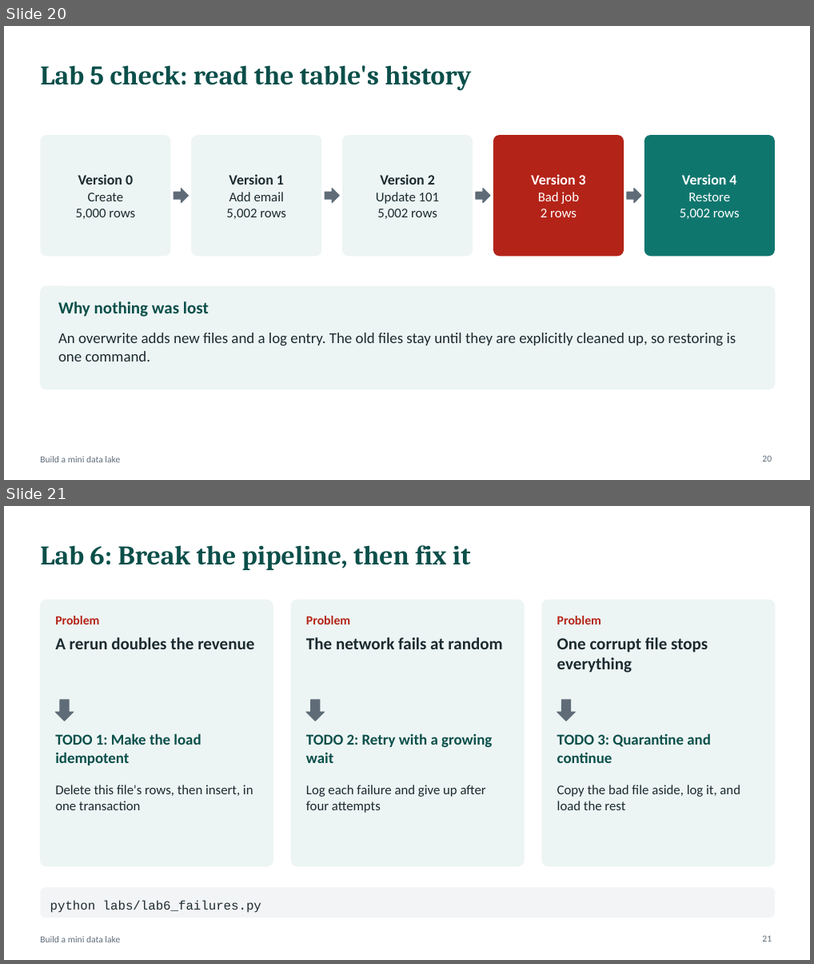
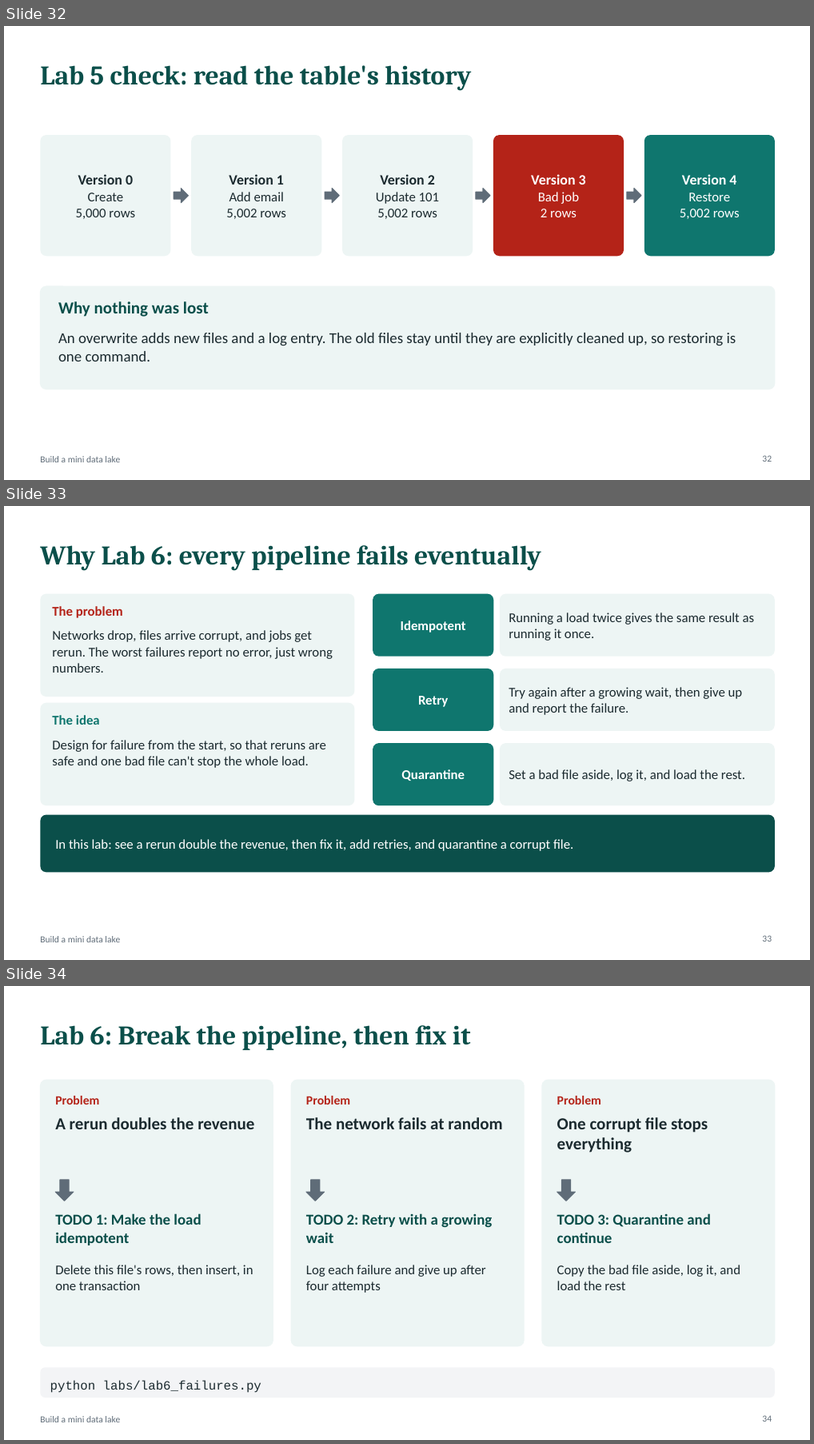
Before and after one commit to atulkahatecdac/datalake, a slide deck: Data_Engineering_Session.pptx. Shown one above the other, each under a label of ours: slides 20 and 21 before the commit, slides 32, 33 and 34 after it. The pictures are 814x964 and 814x1444 pixels, drawn with LibreOffice and Linux fonts; fonts in the diff are those of the drawing. Boxes give left, top, right and bottom in pixels: in the first picture for what was removed or moved away, otherwise in the second. Text is boxed around its words. In the diff, an @@ line names an element or a change of style, - is before the commit and + after.

```diff
--- a/Data_Engineering_Session.pptx
+++ b/Data_Engineering_Session.pptx
@@ slide 33 added at bbox=[4, 506, 810, 960], background #FFFFFF; not listed: 1 template element that a slide beside it also shows @@
@@ title added at bbox=[40, 545, 542, 571], 32 pt, text #0B4F4A, bold @@
+Why Lab 6: every pipeline fails eventually
@@ rounded rectangle added at bbox=[40, 594, 355, 696], fill #EDF5F4 @@
@@ rounded rectangle added at bbox=[373, 594, 494, 656], fill #0F766E, 16 pt, text #FFFFFF, bold @@
+Idempotent
@@ rounded rectangle added at bbox=[500, 594, 775, 656], fill #EDF5F4 @@
@@ text added at bbox=[52, 606, 123, 618], 16 pt, text #B42318, bold @@
+The problem
@@ text added at bbox=[509, 612, 755, 640], 16 pt, text #1B2A2F @@
+Running a load twice gives the same result as running it once.
@@ text added at bbox=[52, 630, 333, 672], 16 pt, text #1B2A2F @@
+Networks drop, files arrive corrupt, and jobs get rerun. The worst failures report no error, just wrong numbers.
@@ rounded rectangle added at bbox=[373, 668, 494, 731], fill #0F766E, 16 pt, text #FFFFFF, bold @@
+Retry
@@ rounded rectangle added at bbox=[500, 668, 775, 731], fill #EDF5F4 @@
@@ text added at bbox=[509, 687, 743, 715], 16 pt, text #1B2A2F @@
+Try again after a growing wait, then give up and report the failure.
@@ rounded rectangle added at bbox=[40, 703, 355, 805], fill #EDF5F4 @@
@@ text added at bbox=[52, 715, 100, 724], 16 pt, text #0F766E, bold @@
+The idea
@@ text added at bbox=[52, 740, 326, 768], 16 pt, text #1B2A2F @@
+Design for failure from the start, so that reruns are safe and one bad file can't stop the whole load.
@@ rounded rectangle added at bbox=[373, 743, 494, 805], fill #0F766E, 16 pt, text #FFFFFF, bold @@
+Quarantine
@@ rounded rectangle added at bbox=[500, 743, 775, 805], fill #EDF5F4 @@
@@ text added at bbox=[509, 769, 746, 781], 16 pt, text #1B2A2F @@
+Set a bad file aside, log it, and load the rest.
@@ rounded rectangle added at bbox=[40, 815, 775, 872], fill #0B4F4A @@
@@ text added at bbox=[55, 839, 574, 851], 16 pt, text #FFFFFF @@
+In this lab: see a rerun double the revenue, then fix it, add retries, and quarantine a corrupt file.
@@ page number added at bbox=[762, 935, 772, 941], 11 pt, text #5F6C78 @@
+33
@@ what was slide 20 is now slide 32 @@
@@ page number at bbox=[762, 455, 772, 461]: text changed @@
-20
+32
@@ what was slide 21 is now slide 34 @@
@@ page number at bbox=[762, 1415, 772, 1421]: text changed @@
-21
+34
```
Also in this commit, not shown: 6 slides changed, 14 other slides added.
